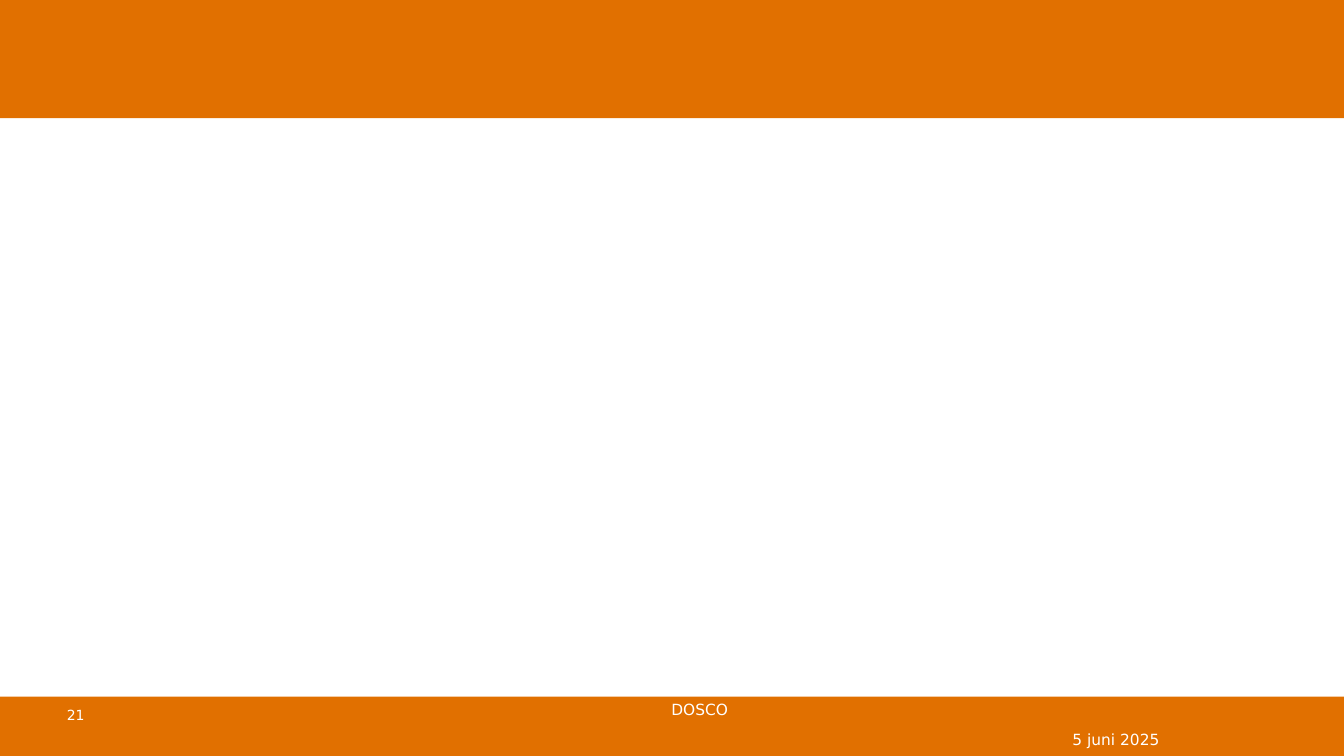
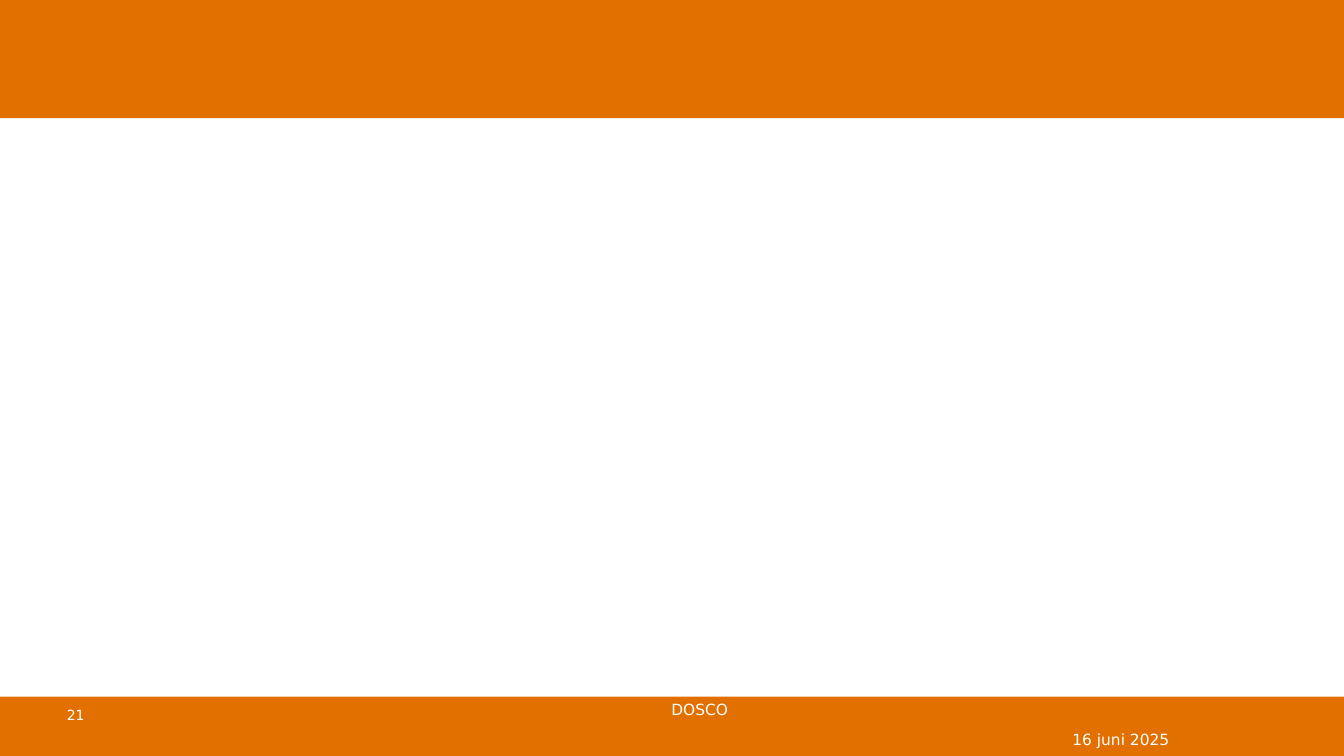
Before and after one commit to DBlom96/Statistiek, a slide deck: slide 21 of Danny/Onderwijs/Statistiek/2024-2025/Slides/Nieuwe slides/Statistiek 2024-2025 -- college 8 -- schatten en betrouwbaarheid deel 2.pptx. Drawn at 1344x756 pixels with LibreOffice and Linux fonts; fonts in the diff are those of the drawing; grey boxes stand for pictures; background and template pictures are left out. Boxes give left, top, right and bottom in pixels: in the first picture for what was removed or moved away, otherwise in the second. Text is boxed around its words. In the diff, an @@ line names an element or a change of style, - is before the commit and + after.

```diff
--- a/Danny/Onderwijs/Statistiek/2024-2025/Slides/Nieuwe slides/Statistiek 2024-2025 -- college 8 -- schatten en betrouwbaarheid deel 2.pptx
+++ b/Danny/Onderwijs/Statistiek/2024-2025/Slides/Nieuwe slides/Statistiek 2024-2025 -- college 8 -- schatten en betrouwbaarheid deel 2.pptx
@@ text at (1072,733,1169,748): text changed @@
-5 juni 2025
+16 juni 2025
```
Also in this commit, not shown: 13 other slides changed.
